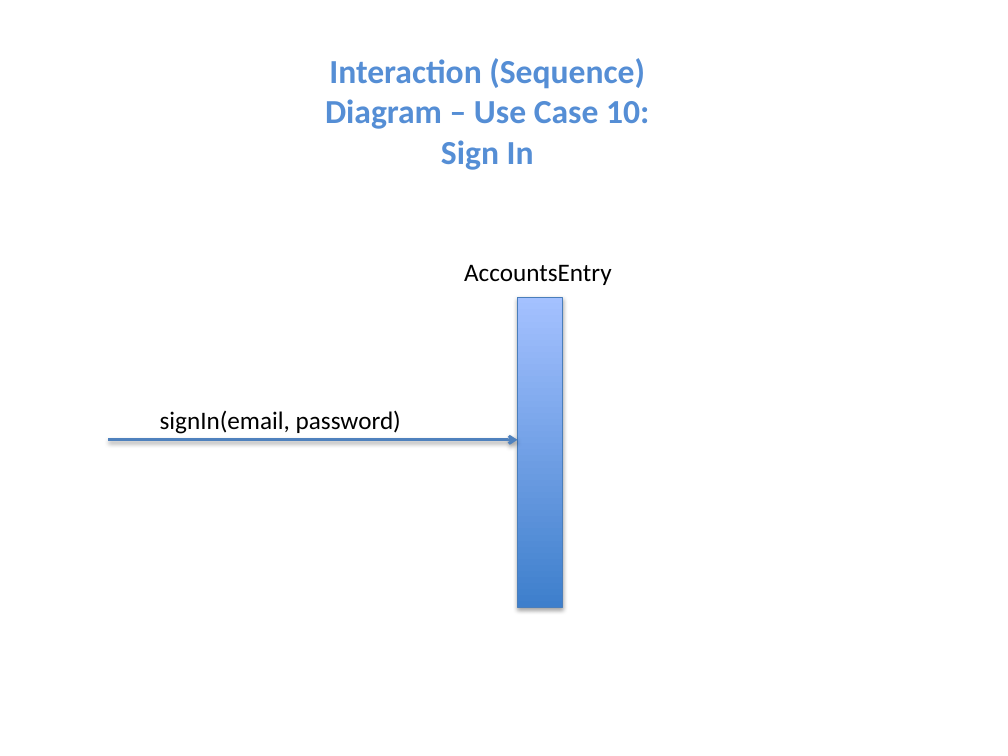
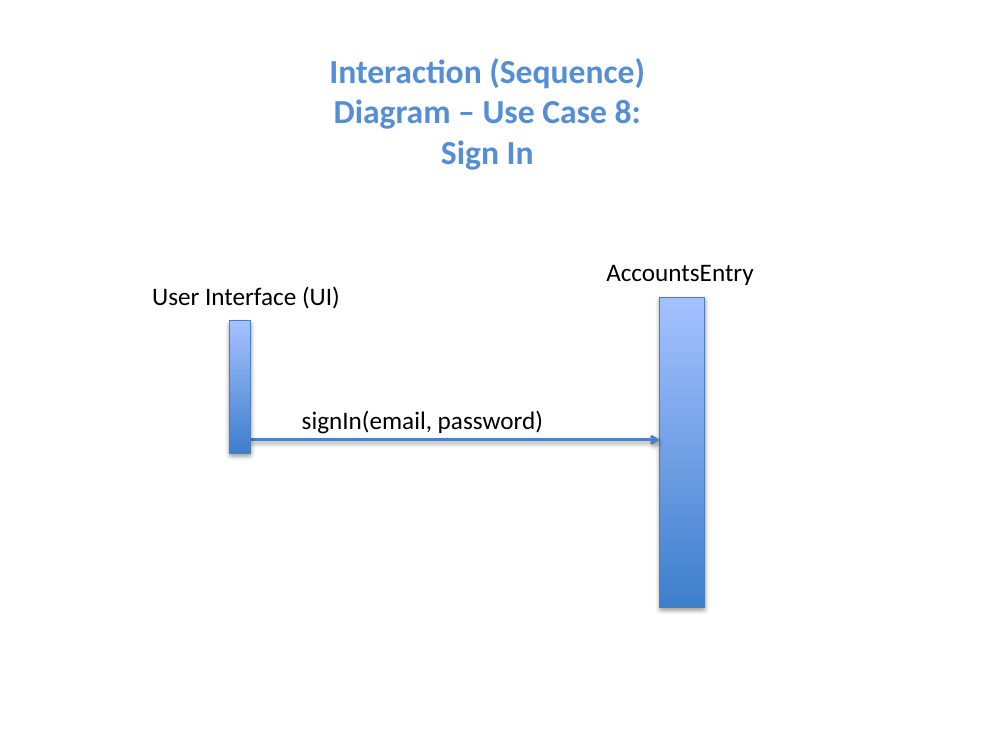
Before and after one commit to niemilkm/csc440-KevinNiemiller, a slide deck: slide 31 of deliverables/iteration3/other/DomainModel_SSD_ClassDiagrams.pptx (slide 24 before the commit). Drawn at 1008x756 pixels with LibreOffice and Linux fonts; fonts in the diff are those of the drawing. Boxes give left, top, right and bottom in pixels: in the first picture for what was removed or moved away, otherwise in the second. Text is boxed around its words. In the diff, an @@ line names an element or a change of style, - is before the commit and + after.

```diff
--- a/deliverables/iteration3/other/DomainModel_SSD_ClassDiagrams.pptx
+++ b/deliverables/iteration3/other/DomainModel_SSD_ClassDiagrams.pptx
@@ text at box(329, 58, 645, 170): text changed @@
-Interaction (Sequence) Diagram – Use Case 10: Sign In
+Interaction (Sequence) Diagram – Use Case 8: Sign In
@@ text added at box(152, 286, 340, 309), 18 pt, text #000000 @@
+User Interface (UI)
@@ rectangle added at box(230, 321, 251, 453), fill gradient #3F80CE to #A4C4FF, outline #4B7EBC 0.75 pt @@
@@ 2 texts, 1 rectangle, 1 arrow: place and size @@
-2 texts, 1 rectangle, 1 arrow at box(108, 264, 611, 608)
+2 texts, 1 rectangle, 1 arrow at box(250, 264, 753, 608)
```
Also in this commit, not shown: 10 other slides changed, 11 slides added, 11 other files.
